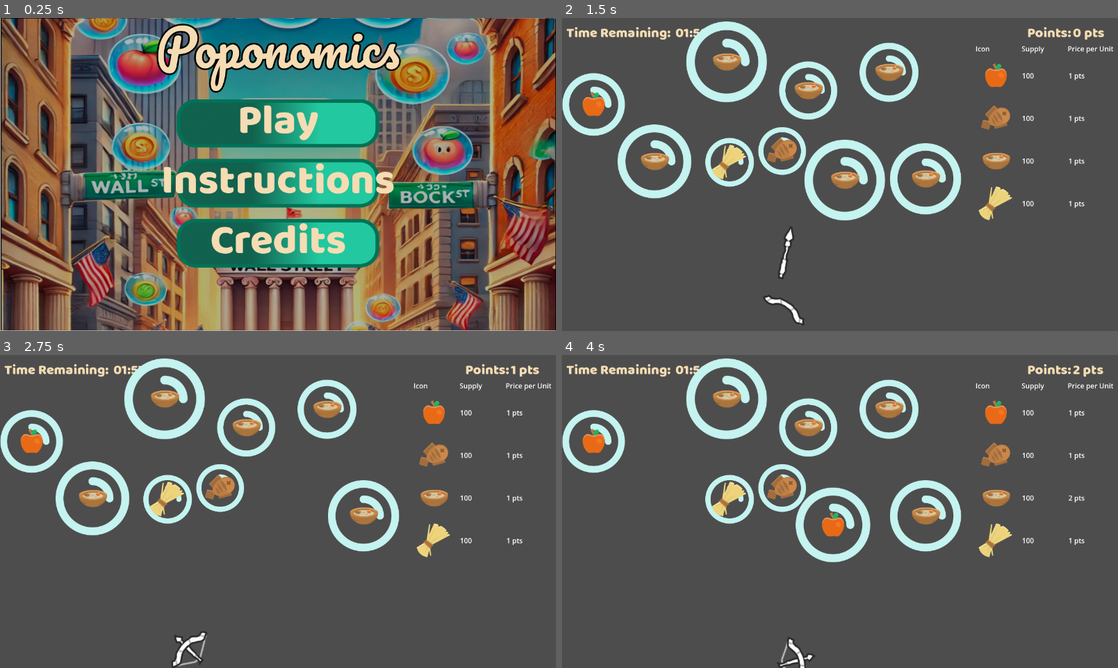
Above: before the commit, frames 1-4 (two rows, left to right).
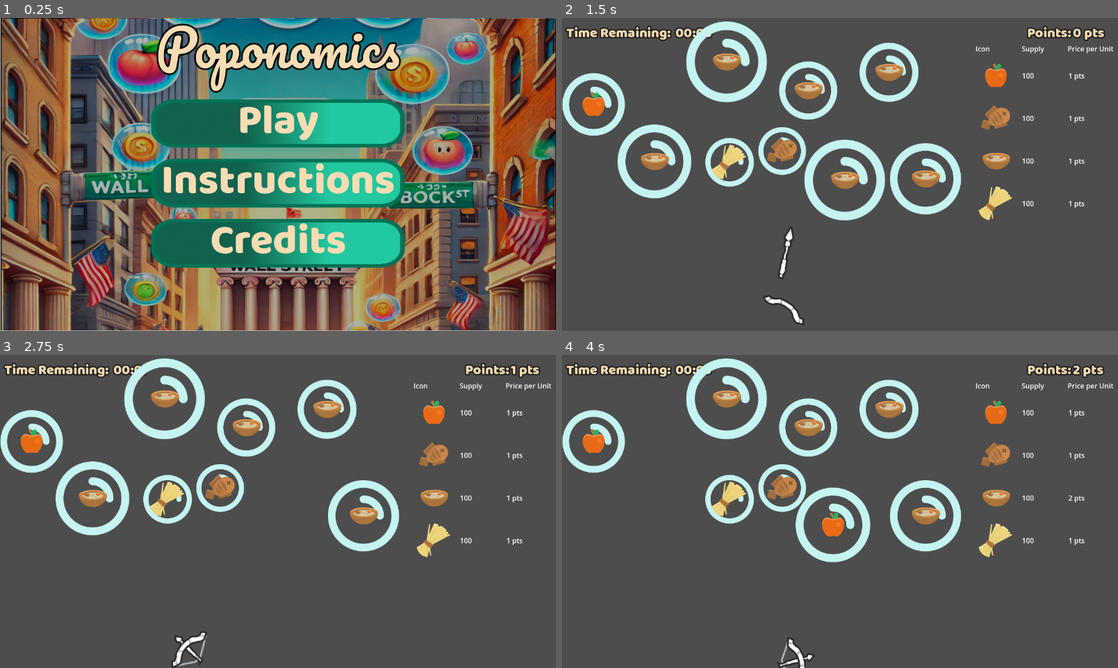
Above: after the commit, the same moments.

Repository: Electroshockist/Poponomics
Game: Godot game, scene res://Scenes/UI/Menus/Main Menu.tscn
Same seed, same stepped clock (60 frames per second), same inputs: the game is played once before the commit and once after it.
Inputs:
- Up to frame 1 (0.25 s): no input
- Up to frame 2 (1.5 s): click "Play" at 0.5 s; tap Enter at 1.25 s; hold Right (Right) from 1.28 s (still down); tap Space (Fire) at 1.35 s
- Up to frame 3 (2.75 s): tap Space (Fire) at 2, 2.1 s; release Right (Right) at 2.03 s; hold Left (Left) from 2.03 s (still down)
- Up to frame 4 (4 s): release Left (Left) at 2.78 s; hold Right (Right) from 2.78 s (still down); tap Space (Fire) at 2.85, 3.6 s

The runs differ from the first frame. In frame 1, 4.1% of the frame differs, in the area x 27-73%, y 26-80%; in frame 2, 0.6%; in frame 3, 0.6%; in frame 4, 0.6%.

Commit message:
Updated menus

Diff:
--- a/Resources/SmallText.tres
+++ b/Resources/SmallText.tres
@@ -6,3 +6,5 @@
 font = ExtResource("1_mpkto")
 font_size = 32
 font_color = Color(0.960784, 0.862745, 0.701961, 1)
+outline_size = 12
+outline_color = Color(0.118581, 0.118581, 0.118581, 1)
--- a/Scenes/UI/Menus/Main Menu.tscn
+++ b/Scenes/UI/Menus/Main Menu.tscn
@@ -54,9 +54,9 @@
 anchor_top = 0.5
 anchor_right = 0.5
 anchor_bottom = 0.5
-offset_left = -233.0
+offset_left = -292.0
 offset_top = -179.0
-offset_right = 233.0
+offset_right = 292.0
 offset_bottom = 214.0
 grow_horizontal = 2
 grow_vertical = 2
--- a/Scenes/UI/Shop.tscn
+++ b/Scenes/UI/Shop.tscn
@@ -1,18 +1,13 @@
-[gd_scene load_steps=10 format=3 uid="uid://bompuo7v3onx4"]
+[gd_scene load_steps=9 format=3 uid="uid://bompuo7v3onx4"]
 
 [ext_resource type="Script" path="res://Scripts/UI/shop.gd" id="1_lmqty"]
 [ext_resource type="Texture2D" uid="uid://cgk3q5awh78m3" path="res://Assets/Art/Menu BGs/Market.png" id="1_tiqwh"]
-[ext_resource type="FontFile" uid="uid://dxutbanopovip" path="res://Assets/Fonts/baloo/Baloo-Regular.ttf" id="2_2qjv0"]
 [ext_resource type="PackedScene" uid="uid://bk78rcp0u368e" path="res://Scenes/UI/Shop_UI.tscn" id="3_8acf6"]
 [ext_resource type="PackedScene" uid="uid://bkv7dcd7rdmfp" path="res://Scenes/UI/HUD/Points.tscn" id="3_mll3b"]
+[ext_resource type="LabelSettings" uid="uid://erayclptbayt" path="res://Resources/SmallText.tres" id="3_q1a1w"]
 [ext_resource type="Texture2D" uid="uid://dr60sarc7phxk" path="res://Assets/Art/Button.png" id="5_afw3n"]
 [ext_resource type="Script" path="res://Scripts/UI/total.gd" id="6_dvb3k"]
 [ext_resource type="LabelSettings" uid="uid://d3b8ptiuciqtj" path="res://Resources/LabelSettings.tres" id="6_virxc"]
-
-[sub_resource type="LabelSettings" id="LabelSettings_aqmc6"]
-font = ExtResource("2_2qjv0")
-font_size = 32
-font_color = Color(0.960784, 0.862745, 0.701961, 1)
 
 [node name="Shop" type="Control"]
 layout_mode = 3
@@ -49,7 +44,7 @@
 layout_mode = 2
 size_flags_vertical = 0
 text = "Buy items to reduce their stock!"
-label_settings = SubResource("LabelSettings_aqmc6")
+label_settings = ExtResource("3_q1a1w")
 
 [node name="Points" parent="MarginContainer" instance=ExtResource("3_mll3b")]
 layout_mode = 2
@@ -75,6 +70,10 @@
 layout_mode = 2
 size_flags_horizontal = 3
 text = "Price per Unit"
+
+[node name="Control" type="Control" parent="MarginContainer/List/Header"]
+layout_mode = 2
+size_flags_horizontal = 3
 
 [node name="Buy" type="Label" parent="MarginContainer/List/Header"]
 layout_mode = 2
@@ -106,10 +105,12 @@
 market = 3
 shop = NodePath("../../..")
 
-[node name="Total" type="HBoxContainer" parent="MarginContainer/List"]
+[node name="Total" type="HBoxContainer" parent="MarginContainer/List" node_paths=PackedStringArray("price", "quantity")]
 layout_mode = 2
 size_flags_vertical = 8
 script = ExtResource("6_dvb3k")
+price = NodePath("Total Cost")
+quantity = NodePath("MarginContainer/Supply")
 
 [node name="Total" type="Label" parent="MarginContainer/List/Total"]
 layout_mode = 2
@@ -117,12 +118,28 @@
 text = "Total
 "
 
-[node name="Supply" type="Label" parent="MarginContainer/List/Total"]
+[node name="MarginContainer" type="MarginContainer" parent="MarginContainer/List/Total"]
 layout_mode = 2
 size_flags_horizontal = 3
+theme_override_constants/margin_left = 37
+
+[node name="Supply" type="Label" parent="MarginContainer/List/Total/MarginContainer"]
+layout_mode = 2
 text = "{Supply}"
 
-[node name="Price per Unit" type="Label" parent="MarginContainer/List/Total"]
+[node name="Control" type="Control" parent="MarginContainer/List/Total"]
+layout_mode = 2
+size_flags_horizontal = 3
+
+[node name="Control2" type="Control" parent="MarginContainer/List/Total"]
+layout_mode = 2
+size_flags_horizontal = 3
+
+[node name="Control3" type="Control" parent="MarginContainer/List/Total"]
+layout_mode = 2
+size_flags_horizontal = 3
+
+[node name="Total Cost" type="Label" parent="MarginContainer/List/Total"]
 layout_mode = 2
 size_flags_horizontal = 3
 text = "{Price}"
--- a/Scenes/UI/Shop_UI.tscn
+++ b/Scenes/UI/Shop_UI.tscn
@@ -29,7 +29,6 @@
 
 [node name="VSeparator" type="VSeparator" parent="."]
 layout_mode = 2
-size_flags_horizontal = 3
 
 [node name="SpinBox" type="SpinBox" parent="."]
 layout_mode = 2
--- a/Scripts/Game/bubble.gd
+++ b/Scripts/Game/bubble.gd
@@ -46,7 +46,6 @@
 	market = randi_range(0, 3) as GameManager.MARKETS
 
 	var spawn_dims: Rect2i = Rect2i(bubble_spawner.position, bubble_spawner.size)
-	print(spawn_dims)
 	# Set global position to random num between play area dimensions, with a margin of bubble radius
 	global_position = Vector2(
 		randi_range(spawn_dims.position.x + radius, spawn_dims.position.x + spawn_dims.size.x - radius),
--- a/Scripts/UI/market_list_element.gd
+++ b/Scripts/UI/market_list_element.gd
@@ -9,12 +9,12 @@
 const price_string = "{price} pts"
 
 func _ready():
-    $Icon.texture = market_resource.icon
-    GameManager.market_updated.connect(_on_market_updated)
-    _on_market_updated(market)
+	$Icon.texture = market_resource.icon
+	GameManager.market_updated.connect(_on_market_updated)
+	_on_market_updated(market)
 
 func _on_market_updated(m: GameManager.MARKETS):
-    if m == market:
-        $Supply.text = "%s" % market_resource.quantity
-        $Price.text = price_string.format({"price": market_resource.price})
-        GameManager.totals_updated.emit()
+	if m == market:
+		$Supply.text = "%s" % market_resource.quantity
+		$Price.text = price_string.format({"price": market_resource.price})
+		GameManager.totals_updated.emit()
--- a/Scripts/UI/shop.gd
+++ b/Scripts/UI/shop.gd
@@ -5,6 +5,11 @@
 @export var shops = []
 
 @onready var remaining_buget := GameManager.points
+
+@export var _total_cost_label: Label
+
+func _ready():
+    GameManager.totals_updated.connect(_on_totals_updated)
 
 func _on_buy_pressed() -> void:
     var sum = 0
@@ -25,3 +30,6 @@
         return
     MenuManager.load_scene(MenuManager.SCENE.GAME)
     GameManager.round_started()
+
+func _on_totals_updated():
+    remaining_buget = GameManager.points - int(_total_cost_label.text)
--- a/Scripts/UI/shop_ui.gd
+++ b/Scripts/UI/shop_ui.gd
@@ -11,7 +11,7 @@
 const price_string = "{price} pts"
 
 func _ready():
-	spinbox.max_value = market_resource.get_max_affordable(shop.remaining_buget)
+	spinbox.max_value = market_resource.get_max_affordable(GameManager.points)
 
 	$Icon.texture = market_resource.icon
 	GameManager.market_updated.connect(market_changed)
@@ -26,4 +26,4 @@
 
 
 func _on_spin_box_value_changed(value: float) -> void:
-	$Total.text = price_string % (value * market_resource.price)
+	$Total.text = price_string.format({"price": value * market_resource.price})
--- a/Scripts/UI/total.gd
+++ b/Scripts/UI/total.gd
@@ -1,7 +1,7 @@
 extends HBoxContainer
 
-@onready var price = $"Price per Unit"
-@onready var quantity = $Supply
+@export var price: Label
+@export var quantity: Label
 
 func _ready():
     GameManager.totals_updated.connect(_on_totals_updated)
@@ -13,5 +13,6 @@
     for i in GameManager.market_resources:
         price_sum += GameManager.market_resources[i].price
         quantity_sum += GameManager.market_resources[i].quantity
+
     price.text = "%s" % price_sum
     quantity.text = "%s" % quantity_sum
--- a/Scripts/game_manager.gd
+++ b/Scripts/game_manager.gd
@@ -1,7 +1,7 @@
 extends Node
 
 const round_cap := 2
-const round_time_sec := 120
+const round_time_sec := 10 # 120
 
 const points_text = "{points} pts"
 
@@ -21,7 +21,7 @@
 
 signal points_updated
 signal market_updated(market: MARKETS)
-signal totals_updated
+signal totals_updated()
 signal round_ended
 
 @onready var timer: Timer = Timer.new()
@@ -68,7 +68,7 @@
 	# can buy from market?
 	var sum = 0
 	for i in market_resources:
-		sum += market_resources[i].get_max_buyable()
+		sum += market_resources[i].get_max_affordable(points)
 
 	# lose if can't buy from market
 	if loose or sum <= 0:
